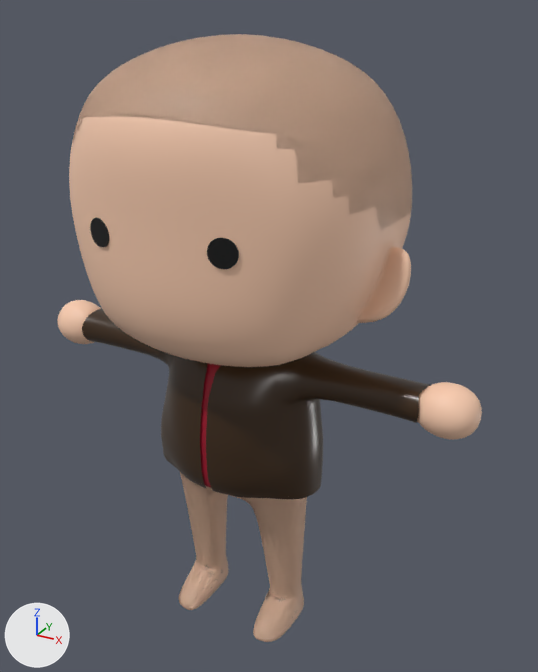
Before and after pictures for a commit that changed the glTF model frontend/public/assets/models/character/CSDeptHead.glb.
Camera for both pictures: a 50 mm lens placed at (21.2, -35.3, 28.2), pointed at (1.0, 1.5, 9.8). Every picture has the same lights, and +X, +Y and +Z are marked at lower left. Where no turn or scale is listed for an object, it has been applied to the vertices. Vertices at the same position are counted once.

In view in the first picture: 'Jacket', 'SD_Join', 'Shirt'.
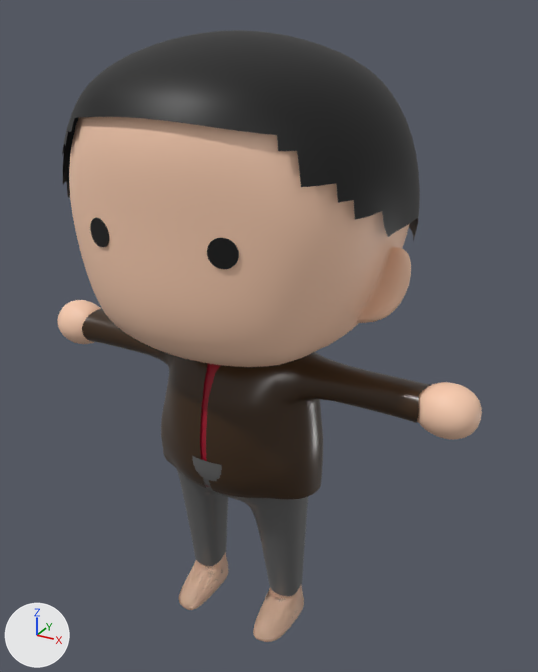
The change in detail:
me_cube_001 is used by ob_shirt; location (0.0, 0.0, 0.0).
me_cube_001 had 2432 vertices, 4722 faces and spanned x -9.4..9.4, y -4.3..3.3, z 1.0..10.1.
me_cube_001 now has 5420 vertices, 10140 faces and spans x -9.8..9.8, y -8.4..9.0, z -7.8..27.2.
me_cube_001 part 1: a new loose piece of 2220 vertices spanning x -4.6..4.6, y -4.4..3.3, z -7.8..3.8, in mat_gray (dark grey #626262).
me_cube_001 part 2: a new loose piece of 768 vertices spanning x -9.8..9.8, y -8.4..9.0, z 16.6..27.2, in mat_black (black #000000).
me_cube_001 now uses material mat_gray (dark grey #626262).
me_cube_001 now uses material mat_black (black #000000).

Where the change shows, as pixel boxes [x1, y1, x2, y2] in the pictures (538 x 672 px):
'Shirt', reshaped: before [200, 363, 308, 488]; after [62, 30, 420, 596]
part 1 of me_cube_001, added: after [176, 456, 308, 596]
part 2 of me_cube_001, added (black): after [62, 30, 420, 241]
